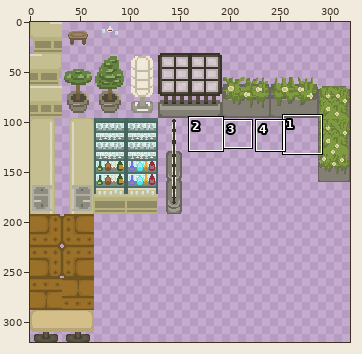
A sprite sheet gets an edit: src/Assets/Environment/Assets/Tilemap/tilemap.png. Above: a wide view before the commit, with the close-up outlined.
Close-up. Before the edit:
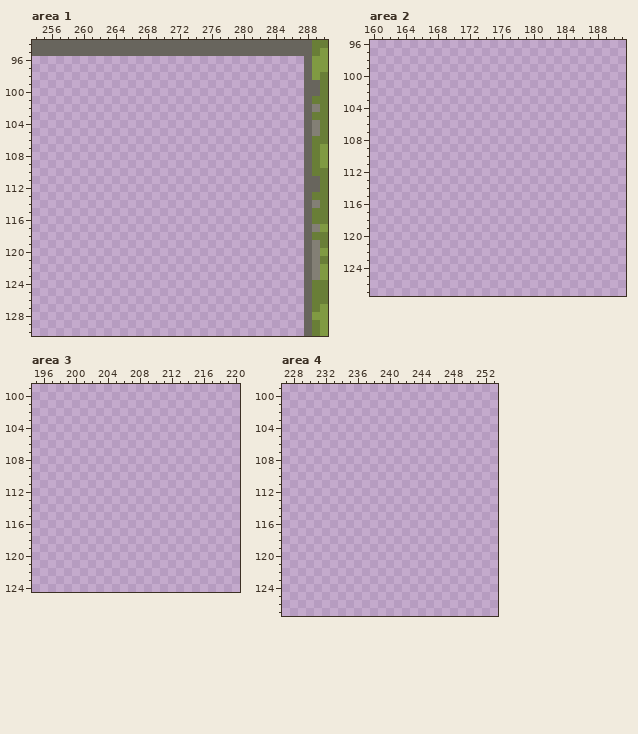
The file is 320x320 pixels. Colours within 5 levels of each other are drawn and written as one. Shown: area 1: x 254..290, y 94..130; area 2: x 160..191, y 96..127; area 3: x 195..220, y 99..124; area 4: x 227..253, y 99..127. The commit also changed other parts of the picture, which this record leaves out.
The same view after the edit:
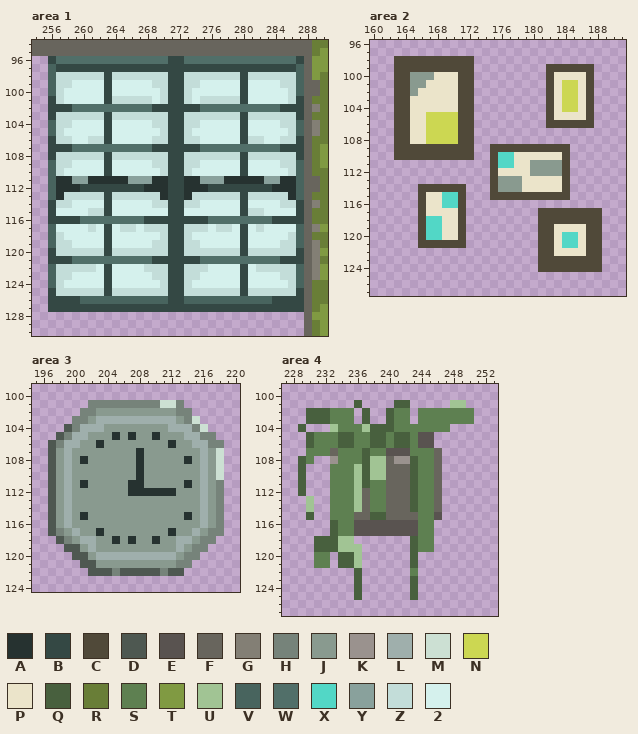
Palette (. is transparent): A #263230  B #344844  C #504939  D #4e5851  E #595350  F #68655d  G #837f75  H #76837a  J #899a8f  K #9a928e  L #9fafac  M #cce0d3  N #ccd752  P #ebe4ca  Q #48603e  R #697e37  S #5e8051  T #809a42  U #a1c494  V #48645e  W #516f69  X #52d7c6  Y #89a19c  Z #c3ddd9  2 #d5f1ed
From old to new:
Changed rows in their new state; - is an unchanged pixel.
Area 1:
first column x 256:
 96 BWWWWWWWWWWWWWWBBWWWWWWWWWWWWWWB
 97 VBBBBBBBBBBBBBBBBBBBBBBBBBBBBBBV
 98 VZZZZZZBZZZZZZZBBZZZZZZZBZZZZZZV
 99 VZZ2222B22222ZZBBZZ22222B2222ZZV
100 VZ22222B222222ZBBZ222222B22222ZV
101 BZ22222BZZZZZ2ZBBZ2ZZZZZB22222ZB
102 BBBWWWWWWWWWWBBBBBBWWWWWWWWWWBBB
103 BZZZZZZBZZZZZZZBBZZZZZZZBZZZZZZB
104 VZZ2222B22222ZZBBZZ22222B2222ZZV
105 VZ22222B222222ZBBZ222222B22222ZV
106 BZZ22ZZB22222ZZBBZZ22222BZZ22ZZB
107 BBBWWWWWWWWWWBBBBBBWWWWWWWWWWBBB
108 BZZZZZZBZZZZZZZBBZZZZZZZBZZZZZZB
109 VZZ2222B22222ZZBBZZ22222B2222ZZV
110 VZ22222B222222ZBBZ222222B22222ZV
111 VAAYYAAAAAYYYAABBAAYYYAAAAAYYAAV
112 VAAABBBBBBBBAAABBAAABBBBBBBBAAAV
113 VAZZZZZBZZZZZZABBAZZZZZZBZZZZZAV
114 BZZ2222B22222ZZBBZZ22222B2222ZZB
115 B2222ZZB2222222BB2222222BZZ2222B
116 BBBBWWWWWWWWBBBBBBBBWWWWWWWWBBBB
117 V2222Z2B2ZZ2ZZZBBZZZ2ZZ2B2Z2222V
118 VZ22222B222222ZBBZ222222B22222ZV
119 VZZ2222B22222ZZBBZZ22222B2222ZZV
120 BZZZZZZBZZZZZZZBBZZZZZZZBZZZZZZB
121 BBBWWWWWWWWWWBBBBBBWWWWWWWWWWBBB
122 VZZZZZ2B2222ZZZBBZZZ2222B2ZZZZZV
123 VZZ2222B22222ZZBBZZ22222B2222ZZV
124 VZ22222B222222ZBBZ222222B22222ZV
125 BZZZZZZBZZZZZZZBBZZZZZZZBZZZZZZB
126 BBBBVVVVVVVVVVVBBVVVVVVVVVVVBBBB
127 BBBBBBBBBBBBBBBBBBBBBBBBBBBBBBBB
Area 2:
first column x 163:
 98 CCCCCCCCCC----------------
 99 CCCCCCCCCC---------CCCCCC-
100 CCJJJPPPCC---------CPPPPC-
101 CCJJPPPPCC---------CPNNPC-
102 CCJPPPPPCC---------CPNNPC-
103 CCPPPPPPCC---------CPNNPC-
104 CCPPPPPPCC---------CPNNPC-
105 CCPPNNNNCC---------CPPPPC-
106 CCPPNNNNCC---------CCCCCC-
107 CCPPNNNNCC----------------
108 CCPPNNNNCC----------------
109 CCCCCCCCCC--CCCCCCCCCC----
110 CCCCCCCCCC--CXXPPPPPPC----
111 ------------CXXPPJJJJC----
112 ------------CPPPPJJJJC----
113 ------------CJJJPPPPPC----
114 ---CCCCCC---CJJJPPPPPC----
115 ---CPPXXC---CCCCCCCCCC----
116 ---CPPXXC-----------------
117 ---CPPPPC---------CCCCCCCC
118 ---CXXPPC---------CCCCCCCC
119 ---CXXPPC---------CCPPPPCC
120 ---CXXPPC---------CCPXXPCC
121 ---CCCCCC---------CCPXXPCC
122 ------------------CCPPPPCC
123 ------------------CCCCCCCC
124 ------------------CCCCCCCC
Area 3:
first column x 197:
101 -----HHHHHHHHHMMH-----
102 ----HHJJJJJJJJJJHH----
103 ---HHJLLLLLLLLLLJHM---
104 --DHLLLJJJJJJJJLLLHM--
105 -DHLLJJJAJAJJAJJJLLHH-
106 DHLLJJAJJJJJJJJAJJLLHH
107 DJLJJJJJJJJAJJJJJJJLJM
108 DJLJAJJJJJJAJJJJJAJLJM
109 DJLJJJJJJJJAJJJJJJJLJM
110 DJLJJJJJJJJAJJJJJJJLJM
111 DJLJAJJJJJAAJJJJJAJLJH
112 DJLJJJJJJJAAAAAAJJJLJH
113 DJLJJJJJJJJJJJJJJJJLJH
114 DJLJJJJJJJJJJJJJJJJLJH
115 DJLJAJJJJJJJJJJJJAJLJH
116 DJLJJJJJJJJJJJJJJJJLJH
117 DHJLJJAJJJJJJJJAJJLJHH
118 -DHJLLJJAJAJJAJJLLJHH-
119 --DDJLJJJJJJJJJJLJHH--
120 ---DDJLLLLLLLLLLJHH---
121 ----DDJJJJJJJJJJHH----
122 -----DDDHDDDDDHDD-----
Area 4:
first column x 229:
101 -------Q----QQ-----UU-
102 -QQQSSS-Q--QSS-SSSSSSS
103 -QQQSSS-Q--QSS-SSSSSSS
104 Q---USSSUQQQSSSSSSS---
105 -QSSSQQSSQQSQQSEE-----
106 -QSSSQQSSQQSQQSEE-----
107 -SSSFSSSQSSEEESSSF----
108 QS--KSSSQUUFKKQSSF----
109 Q---SSSUQUUFFFQSSF----
110 Q---SSSUQUUFFFQSSF----
111 Q---SSSUQSSFFFQSSF----
112 Q---SSSUFSSFFFQSSF----
113 -U--SSSUFSSFFFQSSF----
114 -U--SSSUFSSFFFQSSF----
115 -Q--SSSFFQQFFFFSSE----
116 ----QSSEEEEEEEESS-----
117 ----QSSEEEEEEEESS-----
118 --QQQUU-------QSS-----
119 --QQQUUU------QSS-----
120 --SS-QQU------Q-------
121 --SS-QQU------Q-------
122 -------Q------S-------
123 -------Q------Q-------
124 -------Q------Q-------
125 -------Q------Q-------
Where, in picture pixels (left, top, right, bottom), the same in both close-ups:
added: (48, 56, 304, 312)
added: (394, 56, 602, 272)
added: (48, 400, 224, 576)
added: (298, 400, 474, 600)
